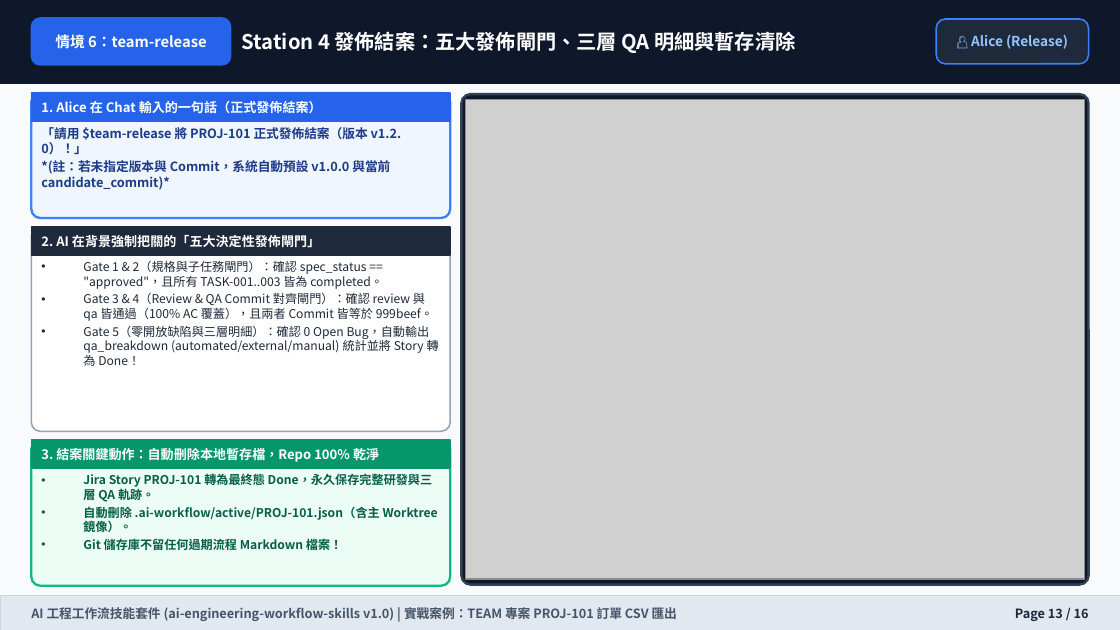
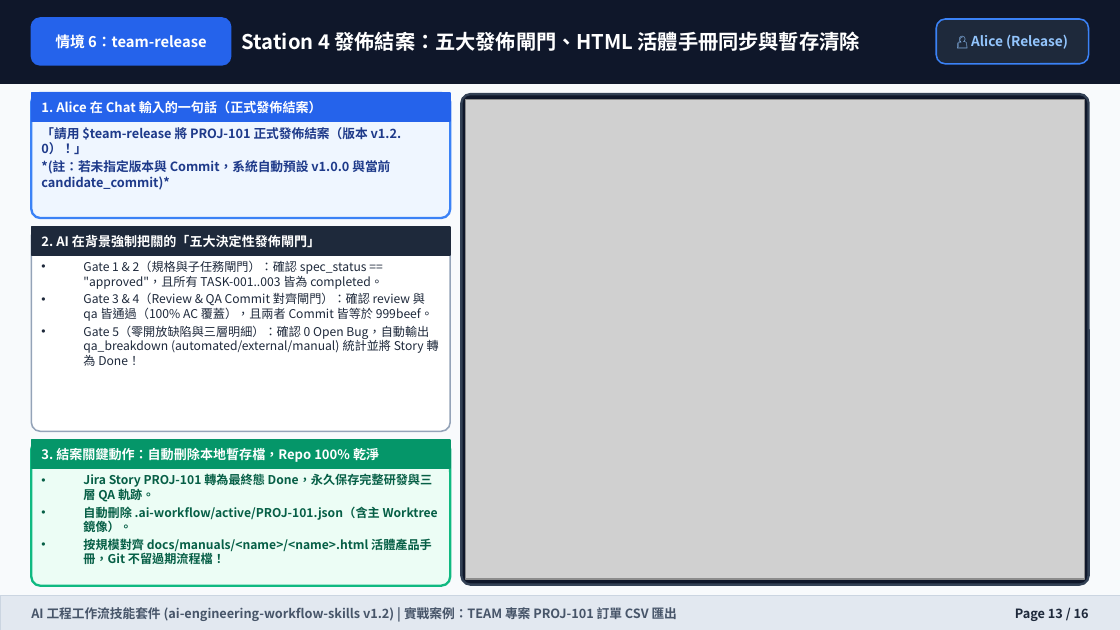
Before and after one commit to wilsonliu123/ai-engineering-workflow-skills, a slide deck: slide 13 of docs/training-manual.pptx. Drawn at 1120x630 pixels with LibreOffice and Linux fonts; fonts in the diff are those of the drawing; grey boxes stand for pictures. Boxes give left, top, right and bottom in pixels: in the first picture for what was removed or moved away, otherwise in the second. Text is boxed around its words. In the diff, an @@ line names an element or a change of style, - is before the commit and + after.

Commit message:
docs: update changelog, README, and training manuals for v1.2.0
- Record v1.1.0 and v1.2.0 release milestones in CHANGELOG.md to capture
  multi-member role pools, bidirectional Jira reconciliation, Qase and
  media sync, QA report mode, living HTML manuals, and run-workflow.
- Refresh README.md and all training manual deliverables (MD, HTML, PDF,
  DOCX, PPTX) so onboarding and operational guides match current v1.2
  skill modes, CLI flags, and governance rules.

```diff
--- a/docs/training-manual.pptx
+++ b/docs/training-manual.pptx
@@ text at (242, 31, 860, 51): text changed @@
-Station 4 發佈結案：五大發佈閘門、三層 QA 明細與暫存清除
+Station 4 發佈結案：五大發佈閘門、HTML 活體手冊同步與暫存清除
@@ text at (83, 536, 432, 564): text changed @@
-• Git 儲存庫不留任何過期流程 Markdown 檔案！
+• 按規模對齊 docs/manuals/<name>/<name>.html 活體產品手冊，Git 不留過期流程檔！
@@ text at (31, 604, 677, 621): text changed @@
-AI 工程工作流技能套件 (ai-engineering-workflow-skills v1.0) | 實戰案例：TEAM 專案 PROJ-101 訂單 CSV 匯出
+AI 工程工作流技能套件 (ai-engineering-workflow-skills v1.2) | 實戰案例：TEAM 專案 PROJ-101 訂單 CSV 匯出
```
Also in this commit, not shown: 15 other slides changed, 6 other files.
